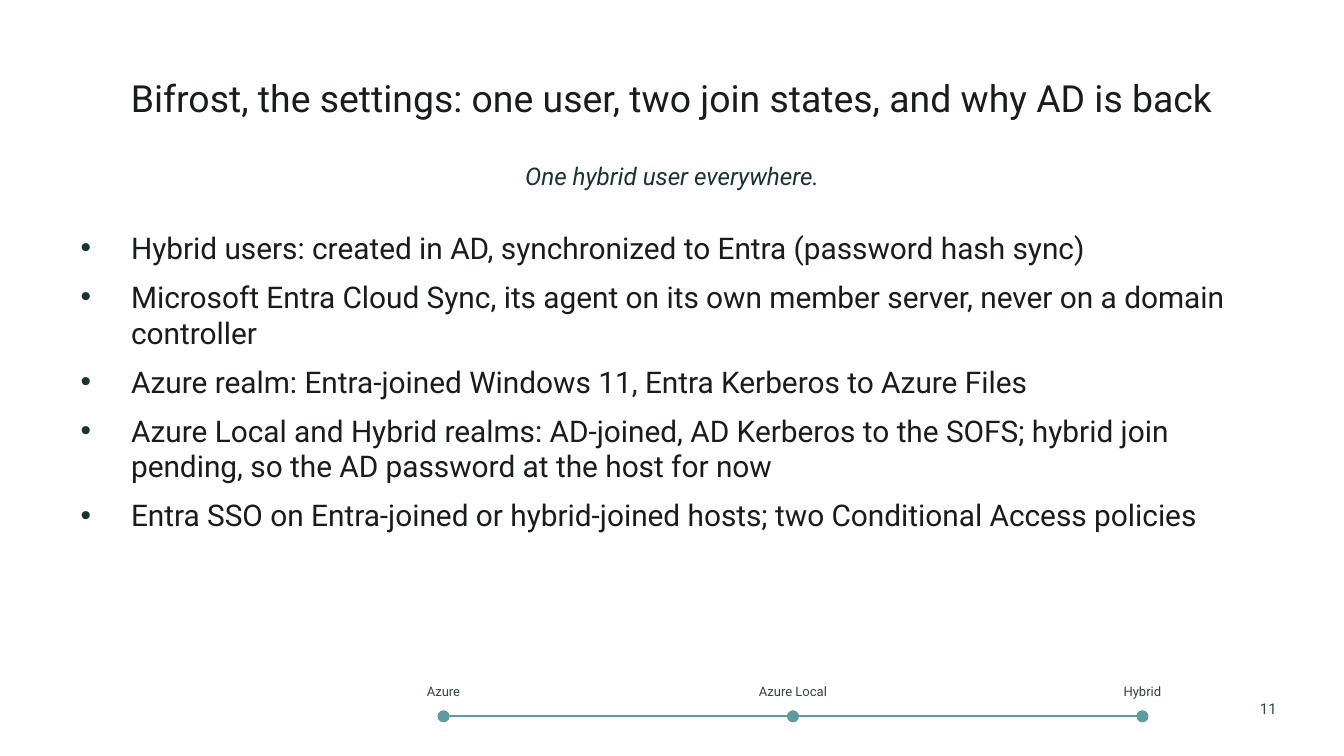
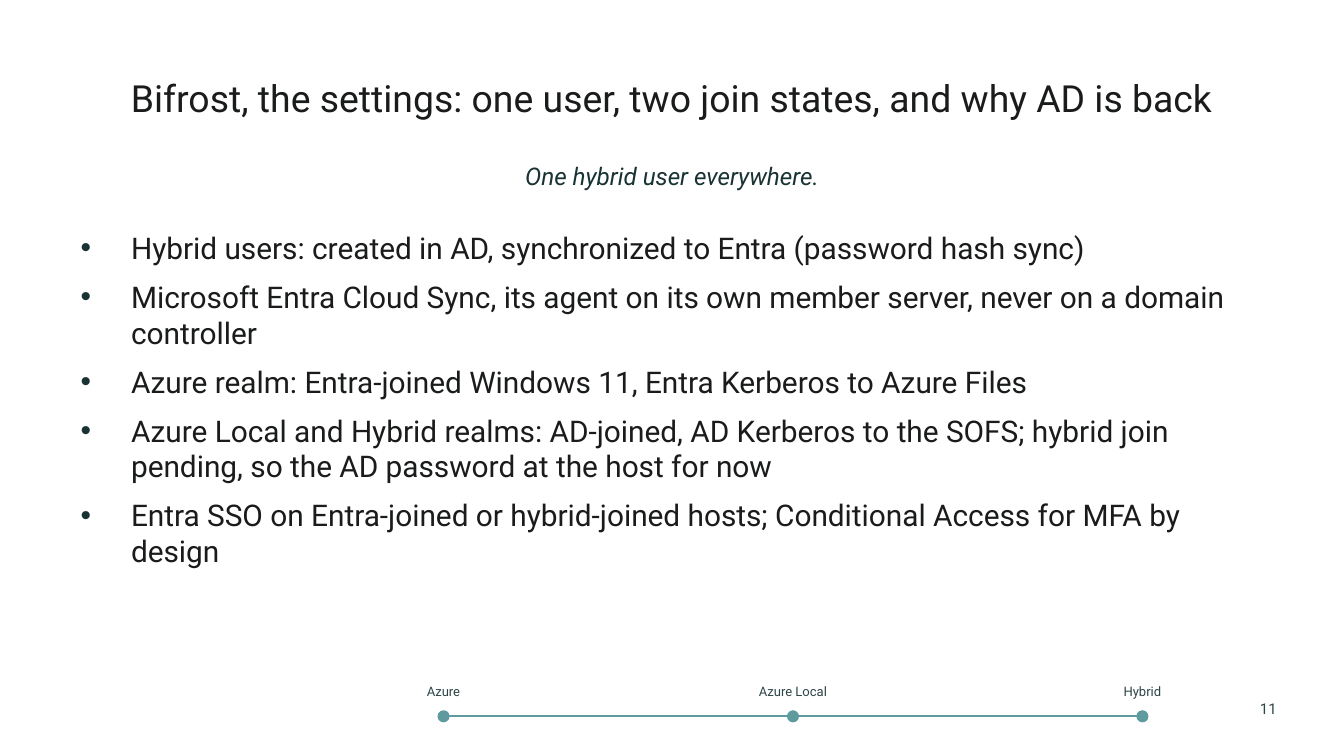
Before and after one commit to thisismydemo/nic2026_avd, a slide deck: slide 11 of presentation/AVD_Anywhere_NIC2026.pptx. Drawn at 1344x756 pixels with LibreOffice and Linux fonts; fonts in the diff are those of the drawing; background and template pictures are left out. Boxes give left, top, right and bottom in pixels: in the first picture for what was removed or moved away, otherwise in the second. Text is boxed around its words. In the diff, an @@ line names an element or a change of style, - is before the commit and + after.

```diff
--- a/presentation/AVD_Anywhere_NIC2026.pptx
+++ b/presentation/AVD_Anywhere_NIC2026.pptx
@@ text at bbox=[131, 503, 1180, 569]: text changed @@
-• Entra SSO on Entra-joined or hybrid-joined hosts; two Conditional Access policies
+• Entra SSO on Entra-joined or hybrid-joined hosts; Conditional Access for MFA by design
```
Also in this commit, not shown: 19 other slides changed, 1 slide added, 19 other files.
